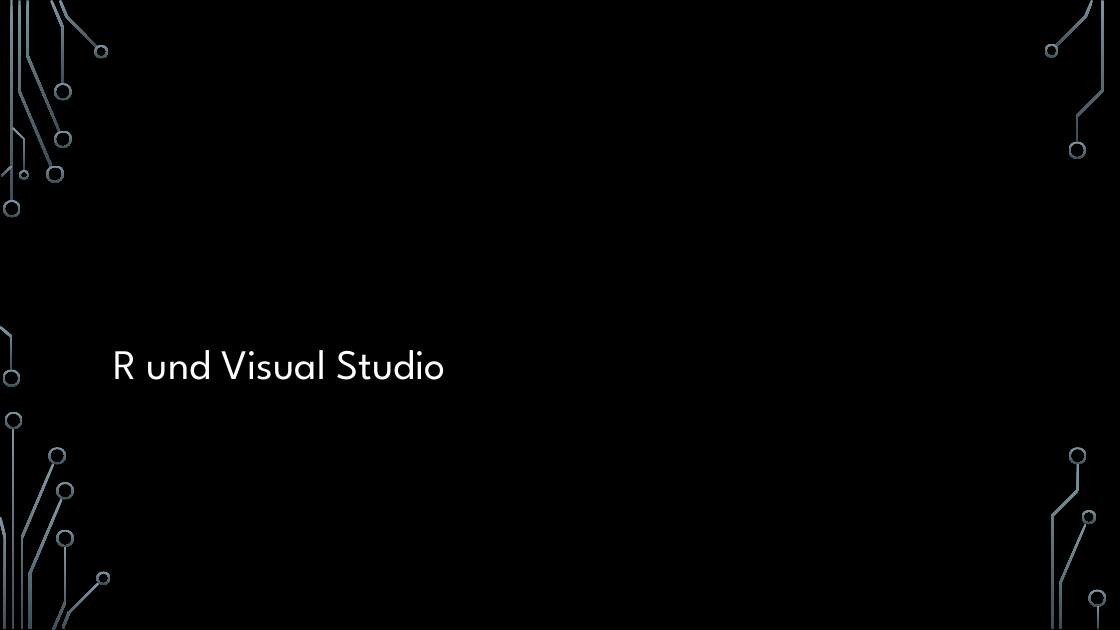
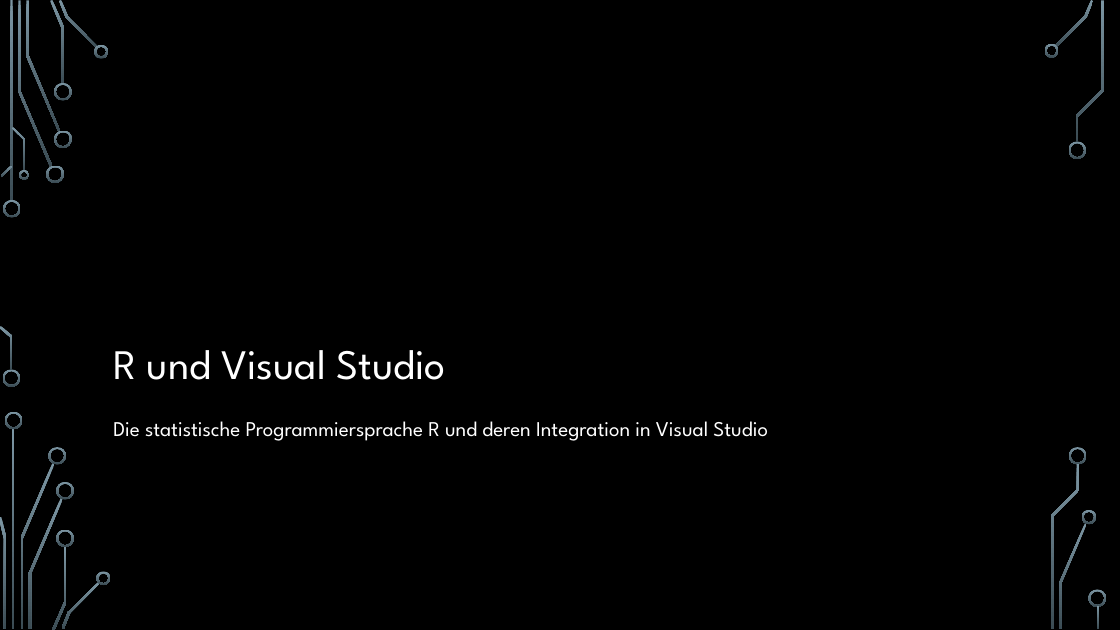
Before and after one commit to hacpro/introduction-machine-learning, a slide deck: slide 19 of presentation.pptx. Drawn at 1120x630 pixels with LibreOffice and Linux fonts; fonts in the diff are those of the drawing; background and template pictures are left out. Boxes give left, top, right and bottom in pixels: in the first picture for what was removed or moved away, otherwise in the second. Text is boxed around its words. In the diff, an @@ line names an element or a change of style, - is before the commit and + after.

```diff
--- a/presentation.pptx
+++ b/presentation.pptx
@@ text added at bbox=[113, 421, 768, 441], 18 pt, text #FFFFFF @@
+Die statistische Programmiersprache R und deren Integration in Visual Studio
```
Also in this commit, not shown: 19 other slides changed, 2 slides added.
